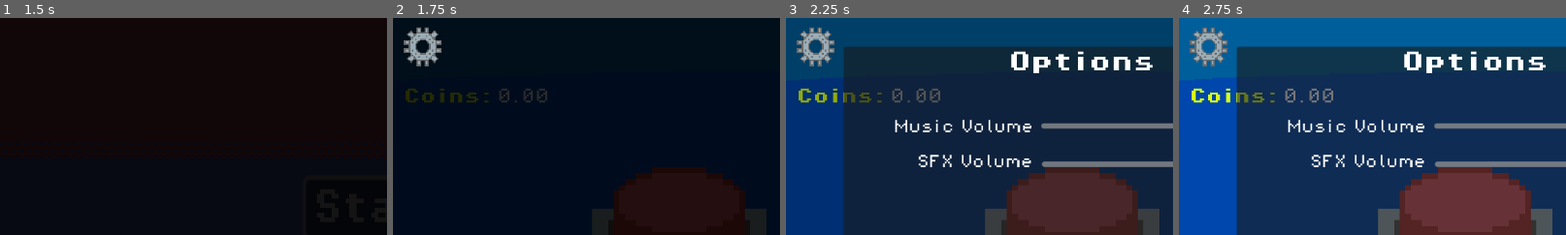
Above: before the commit, frames 1-4 (left to right).
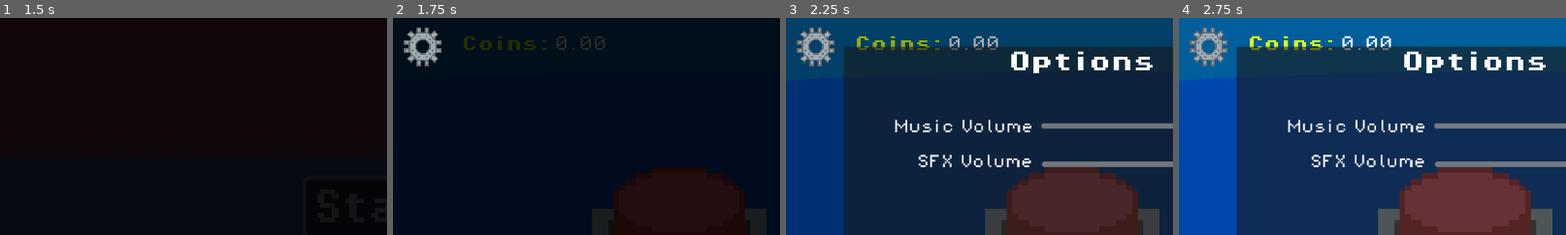
Above: after the commit, the same moments.

Repository: George101-dev/Click
Game: Godot game, scene res://main_menu.tscn
Same seed, same stepped clock (60 frames per second), same inputs: the game is played once before the commit and once after it.
Inputs (mouse positions are % of the whole screen's width and height, from its top left):
- Up to frame 1 (1.5 s): click "Start" at 0.5 s; click "Start" at 1.25 s
- Up to frame 2 (1.75 s): no input
- Up to frame 3 (2.25 s): click (4, 6) at 2 s
- Up to frame 4 (2.75 s): no input
The pictures show only the part of the screen within x 0-50%, y 0-50%; the shares and areas given below are measured in that part.

Frame 1 is identical in both runs. In frame 2, 1.4% of the frame differs, in the area x 3-55%, y 8-39%; in frame 3, 1.6%; in frame 4, 1.7%, in the area x 3-55%, y 8-40%.

Commit message:
Level_Limits1

Diff:
--- a/button.gd
+++ b/button.gd
@@ -97,7 +97,7 @@
 func try_upgrade():
 	if coins < upgradeCostClicks:
 		print('You can not afford this upgrade!')
-	elif coins >= upgradeCostClicks:
+	elif coins >= upgradeCostClicks && upgradeLevelClicks < 50:
 		coins -= upgradeCostClicks
 		$"../Label2".text = "%.2f" % coins
 		n += 0.25
@@ -108,6 +108,8 @@
 		update_upgrade_label_clicks()
 		update_upgrade_lable_cps()
 		update_upgrade_label_crit()
+	elif upgradeLevelClicks == 50:
+		print('Max level reached!')
 
 
 #updates the label showing the price for the click and cps upgrade
@@ -157,7 +159,7 @@
 func try_upgrade_cps():
 	if coins < upgradeCostCps:
 		print('You can not afford this upgrade!')
-	elif coins >= upgradeCostCps:
+	elif coins >= upgradeCostCps && upgradeLevelCps < 50:
 		coins -= upgradeCostCps
 		$"../Label2".text = "%.2f" % coins
 		upgradeCostCps *= 1.15
@@ -167,6 +169,9 @@
 		$Timer.start()
 		update_upgrade_lable_cps()
 		update_upgrade_label_clicks()
+		update_upgrade_label_crit()
+	elif upgradeLevelCps == 50:
+		print('Max level reached!')
 
 # Upgrades the critical click multiplier
 func _on_crit_multiplier_upgrade_crit() -> void:
@@ -175,7 +180,7 @@
 func try_upgrade_crit():
 	if coins < upgradeCostCrit:
 		print('You can not afford this upgrade!')
-	elif coins >= upgradeCostCrit:
+	elif coins >= upgradeCostCrit && upgradeLevelCrit < 50:
 		coins -= upgradeCostCrit
 		$"../Label7".text = "%.2f" % coins
 		upgradeCostCrit *= 1.15
@@ -185,3 +190,5 @@
 		update_upgrade_label_crit()
 		update_upgrade_lable_cps()
 		update_upgrade_label_clicks()
+	elif upgradeLevelCrit == 50:
+		print('Max level reached!')
--- a/main.tscn
+++ b/main.tscn
@@ -27,19 +27,19 @@
 zoom = Vector2(1.5, 1.5)
 
 [node name="Label" type="Label" parent="."]
-offset_left = 214.0
-offset_top = 120.0
-offset_right = 306.0
-offset_bottom = 152.0
+offset_left = 271.0
+offset_top = 68.0
+offset_right = 363.0
+offset_bottom = 100.0
 theme_override_colors/font_color = Color(0.85098, 1, 0.0862745, 1)
 theme_override_fonts/font = ExtResource("2_h2yge")
 text = "Coins:"
 
 [node name="Label2" type="Label" parent="."]
-offset_left = 306.0
-offset_top = 120.0
-offset_right = 358.0
-offset_bottom = 143.0
+offset_left = 363.0
+offset_top = 68.0
+offset_right = 415.0
+offset_bottom = 91.0
 theme_override_fonts/font = ExtResource("2_0xm2m")
 text = "0.00"
 
